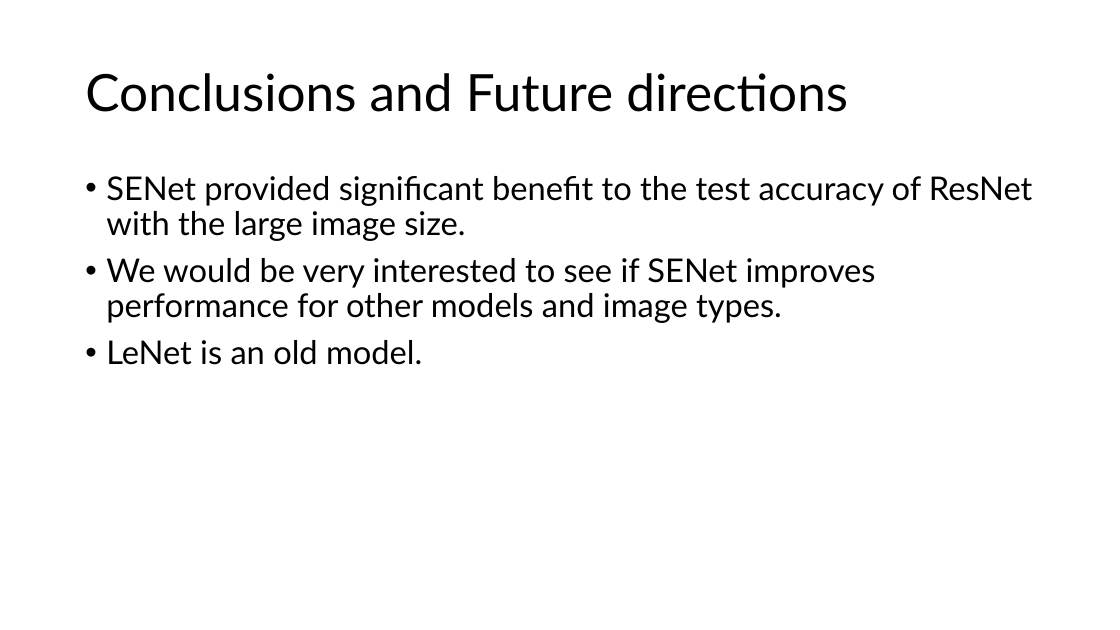
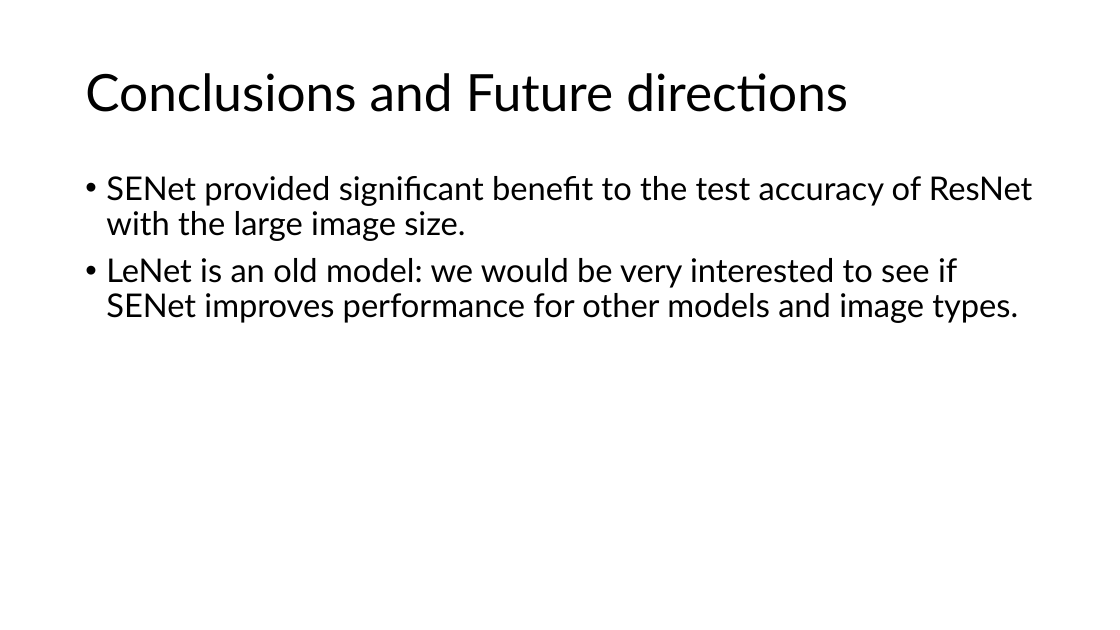
Before and after one commit to DsMouChao/DSCPproject, a slide deck: slide 11 of presentation.pptx (slide 12 before the commit). Drawn at 1120x630 pixels with LibreOffice and Linux fonts; fonts in the diff are those of the drawing. Boxes give left, top, right and bottom in pixels: in the first picture for what was removed or moved away, otherwise in the second. Text is boxed around its words. In the diff, an @@ line names an element or a change of style, - is before the commit and + after.

```diff
--- a/presentation.pptx
+++ b/presentation.pptx
@@ text at (x1=106, y1=258, x2=1018, y2=323): text changed @@
-• We would be very interested to see if SENet improves performance for other models and image types.
-• LeNet is an old model.
+• LeNet is an old model: we would be very interested to see if SENet improves performance for other models and image types.
```
Also in this commit, not shown: 2 other slides changed, 1 slide removed.
